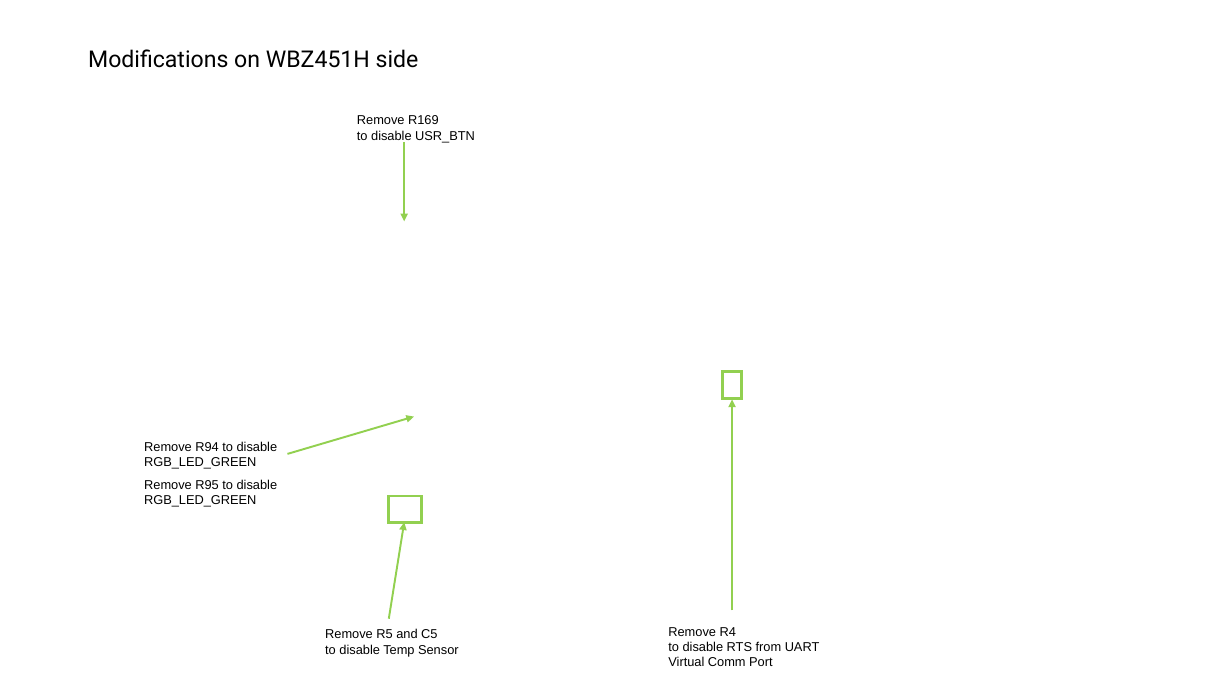
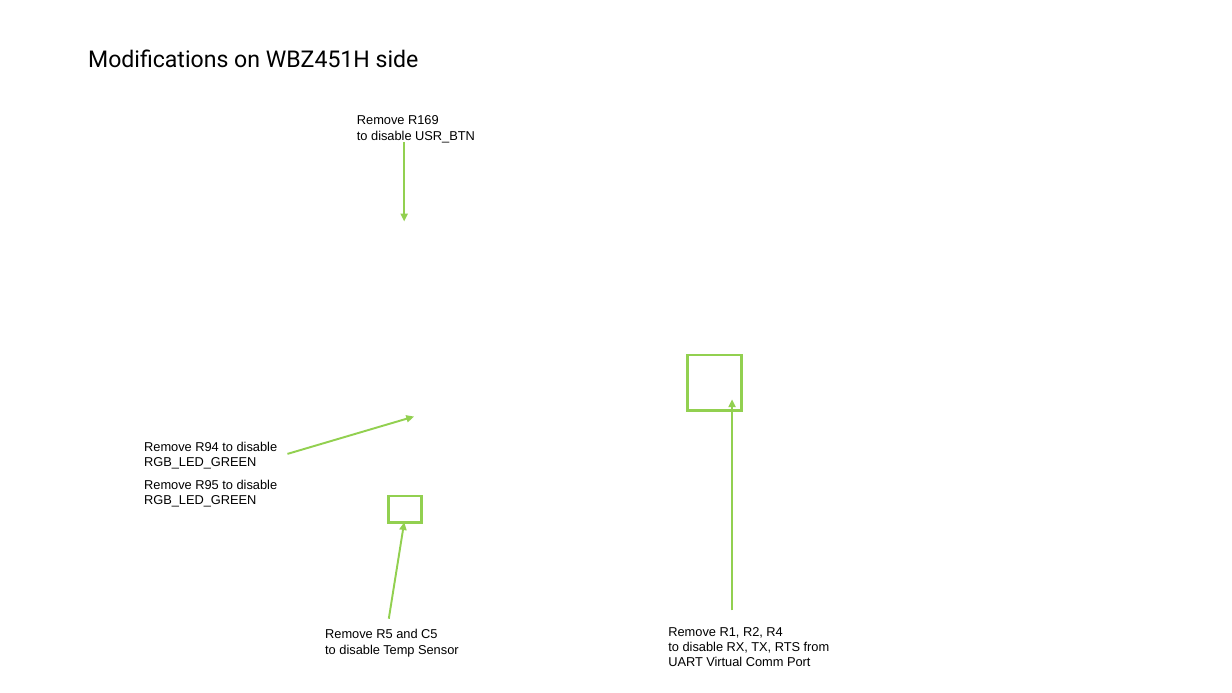
Before and after one commit to MicrochipTech/G3_HYBRID_IOT_DEMO, a slide deck: slide 2 of g3_device_udp_wbz451h/doc/WBZ451H_XPRO1.pptx. Drawn at 1232x693 pixels with LibreOffice and Linux fonts; fonts in the diff are those of the drawing; background and template pictures are left out. Boxes give left, top, right and bottom in pixels: in the first picture for what was removed or moved away, otherwise in the second. Text is boxed around its words. In the diff, an @@ line names an element or a change of style, - is before the commit and + after.

```diff
--- a/g3_device_udp_wbz451h/doc/WBZ451H_XPRO1.pptx
+++ b/g3_device_udp_wbz451h/doc/WBZ451H_XPRO1.pptx
@@ rectangle: place and size @@
-rectangle at (723, 372, 741, 399)
+rectangle at (688, 355, 742, 411)
@@ text at (668, 627, 830, 666): text changed @@
-Remove R4
-to disable RTS from UART Virtual Comm Port
+Remove R1, R2, R4
+to disable RX, TX, RTS from UART Virtual Comm Port
```
Also in this commit, not shown: 1 other slide changed.
